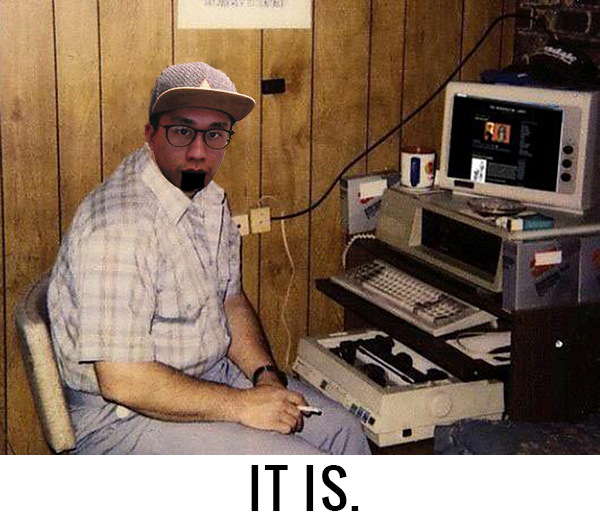
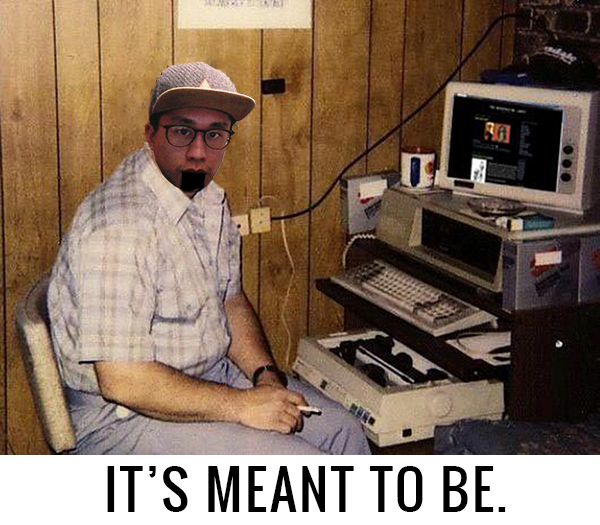
Layered file, before and after one edit (600x525). Changes by layer:
renamed "IT IS." to "IT’S MEANT TO BE.", painted on it over [107, 465, 506, 512]
